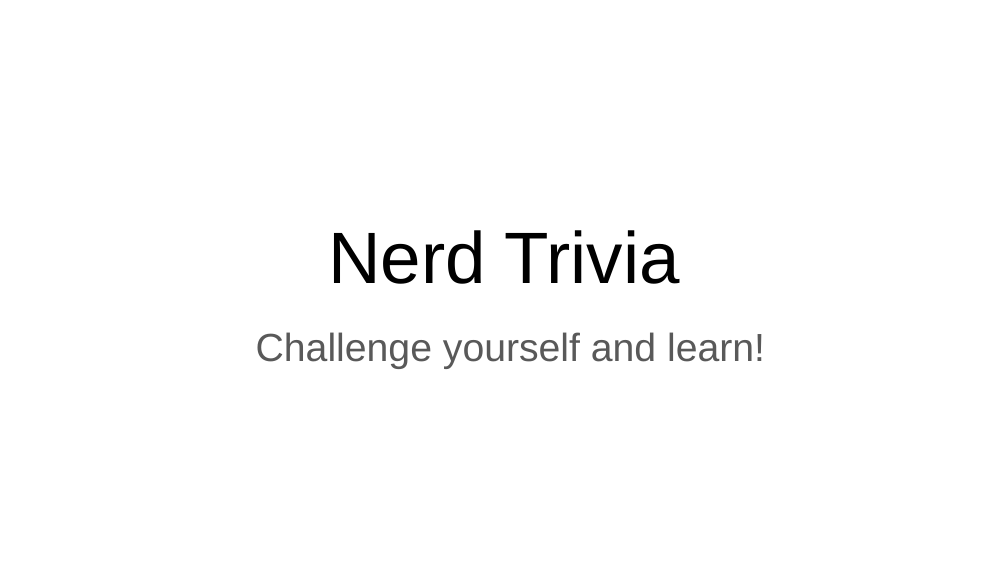
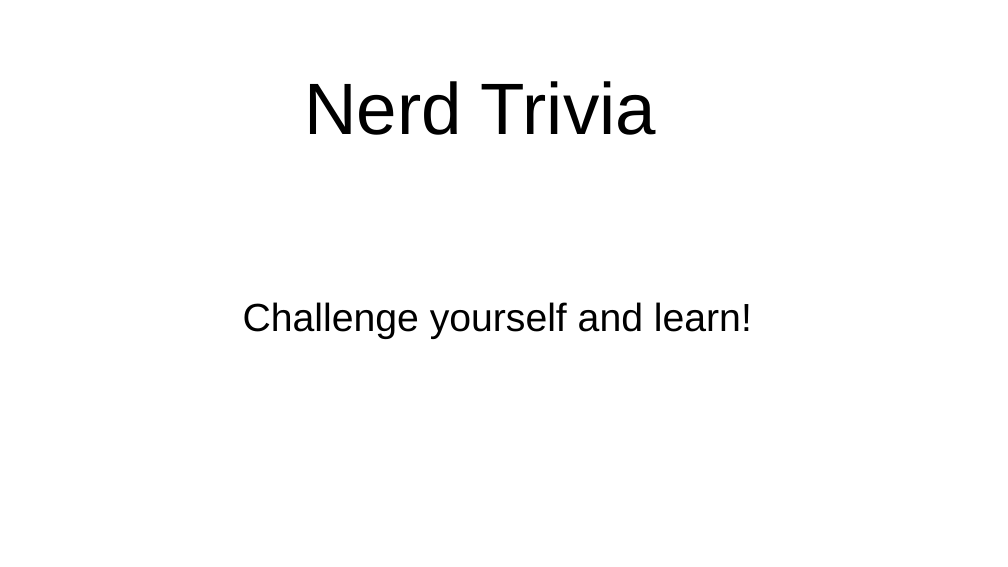
Before and after one commit to clintsrc/nerd-trivia, a slide deck: slide 1 of assets/slides/Project Presentation.pptx. Drawn at 1008x567 pixels with LibreOffice and Linux fonts; fonts in the diff are those of the drawing; background and template pictures are left out. Boxes give left, top, right and bottom in pixels: in the first picture for what was removed or moved away, otherwise in the second. Text is boxed around its words. In the diff, an @@ line names an element or a change of style, - is before the commit and + after.

```diff
--- a/assets/slides/Project Presentation.pptx
+++ b/assets/slides/Project Presentation.pptx
@@ title "Nerd Trivia": place and size @@
-title "Nerd Trivia" at (328,230,680,284)
+title "Nerd Trivia" at (305,81,656,135)
@@ subtitle "Challenge yourself and learn!": place and size @@
-subtitle "Challenge yourself and learn!" at (256,332,765,369)
+subtitle "Challenge yourself and learn!" at (243,302,752,339)
@@ subtitle "Challenge yourself and learn!" at (243,302,752,339): text colour #595959 to #000000 @@
```
Also in this commit, not shown: 5 other slides changed, 3 slides added, 1 slide removed, 4 other files.
